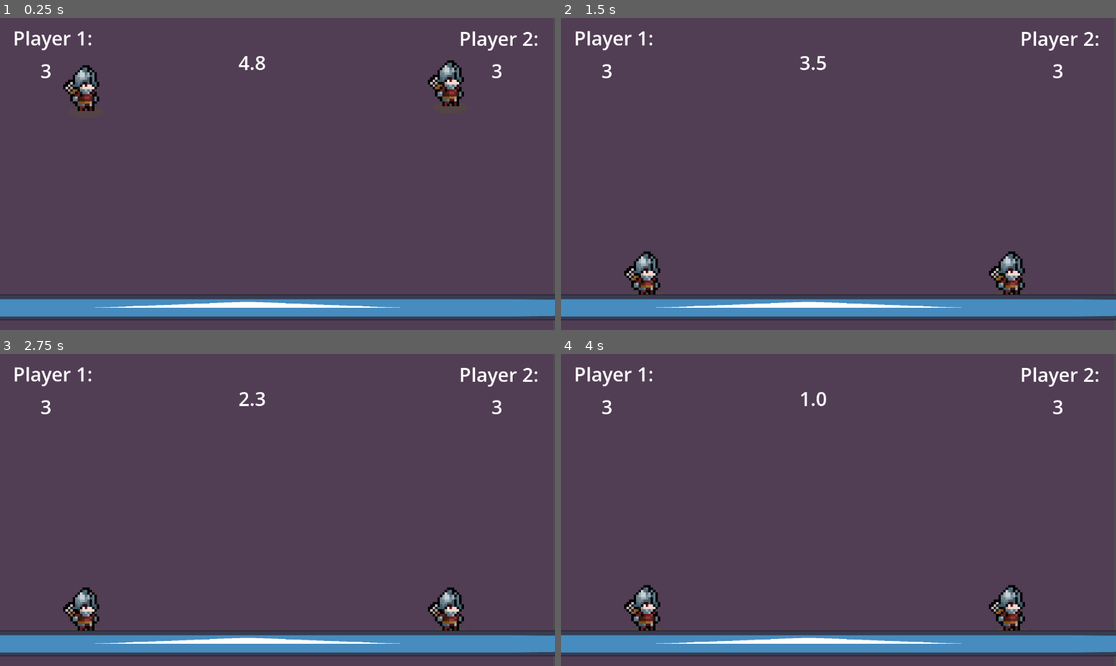
Above: before the commit, frames 1-4 (two rows, left to right).
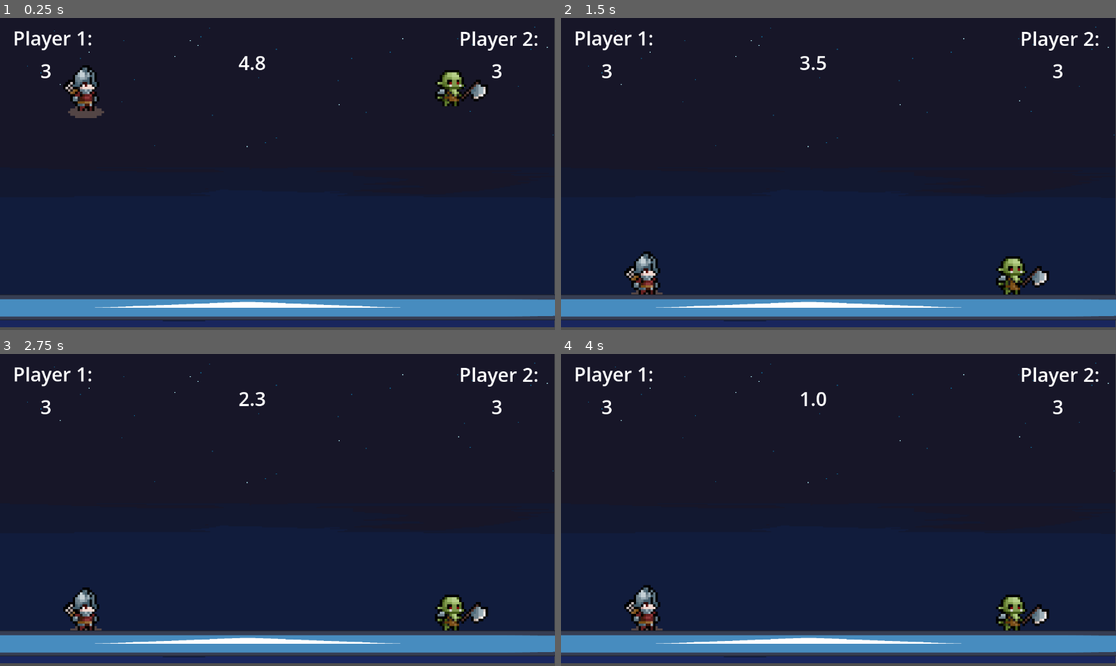
Above: after the commit, the same moments.

Repository: Battlica/game-jam-plus
Game: Godot game, scene res://main.tscn
Two runs of this game, one before a commit and one after it. Both use one fixed random seed, a clock stepped at 60 frames per second and the inputs below. The engine's default icon, where the game draws it, is replaced by a stand-in: a white triangle on a blue panel in a dark square.
Inputs:
- Up to frame 1 (0.25 s): no input
- Up to frame 2 (1.5 s): no input
- Up to frame 3 (2.75 s): no input
- Up to frame 4 (4 s): no input

The runs differ from the first frame. In frame 1, 89% of the frame differs, in the area x 0-100%, y 0-100%; in frame 2, 90%; in frame 3, 90%; in frame 4, 89%.

Commit message:
Player 2 is orc and new background

Diff:
--- /dev/null
+++ b/Sprite Frames/orc.tres
@@ -0,0 +1,197 @@
+[gd_resource type="SpriteFrames" format=3 uid="uid://cpld2rydb6wcy"]
+
+[ext_resource type="Texture2D" uid="uid://b78j1g2i8gnhd" path="res://art/Orc/Orc_Attack01.png" id="1_w2yac"]
+[ext_resource type="Texture2D" uid="uid://d3uvtmmwos6ii" path="res://art/Orc/Orc_Hurt.png" id="2_iafg7"]
+[ext_resource type="Texture2D" uid="uid://q6fotjny10ds" path="res://art/Orc/Orc_Idle.png" id="3_m5hb1"]
+[ext_resource type="Texture2D" uid="uid://dfutfca438ngj" path="res://art/Orc/Orc_Walk.png" id="4_fjru8"]
+
+[sub_resource type="AtlasTexture" id="AtlasTexture_ivljy"]
+atlas = ExtResource("1_w2yac")
+region = Rect2(0, 0, 100, 100)
+
+[sub_resource type="AtlasTexture" id="AtlasTexture_a441k"]
+atlas = ExtResource("1_w2yac")
+region = Rect2(100, 0, 100, 100)
+
+[sub_resource type="AtlasTexture" id="AtlasTexture_3xbxv"]
+atlas = ExtResource("1_w2yac")
+region = Rect2(200, 0, 100, 100)
+
+[sub_resource type="AtlasTexture" id="AtlasTexture_cipw2"]
+atlas = ExtResource("1_w2yac")
+region = Rect2(300, 0, 100, 100)
+
+[sub_resource type="AtlasTexture" id="AtlasTexture_j6jfn"]
+atlas = ExtResource("1_w2yac")
+region = Rect2(400, 0, 100, 100)
+
+[sub_resource type="AtlasTexture" id="AtlasTexture_lthyh"]
+atlas = ExtResource("1_w2yac")
+region = Rect2(500, 0, 100, 100)
+
+[sub_resource type="AtlasTexture" id="AtlasTexture_yj6ex"]
+atlas = ExtResource("2_iafg7")
+region = Rect2(0, 0, 100, 100)
+
+[sub_resource type="AtlasTexture" id="AtlasTexture_euukb"]
+atlas = ExtResource("2_iafg7")
+region = Rect2(100, 0, 100, 100)
+
+[sub_resource type="AtlasTexture" id="AtlasTexture_sby40"]
+atlas = ExtResource("2_iafg7")
+region = Rect2(200, 0, 100, 100)
+
+[sub_resource type="AtlasTexture" id="AtlasTexture_bexjo"]
+atlas = ExtResource("2_iafg7")
+region = Rect2(300, 0, 100, 100)
+
+[sub_resource type="AtlasTexture" id="AtlasTexture_qrg63"]
+atlas = ExtResource("3_m5hb1")
+region = Rect2(0, 0, 100, 100)
+
+[sub_resource type="AtlasTexture" id="AtlasTexture_28e2a"]
+atlas = ExtResource("3_m5hb1")
+region = Rect2(100, 0, 100, 100)
+
+[sub_resource type="AtlasTexture" id="AtlasTexture_20xqg"]
+atlas = ExtResource("3_m5hb1")
+region = Rect2(200, 0, 100, 100)
+
+[sub_resource type="AtlasTexture" id="AtlasTexture_uw6s3"]
+atlas = ExtResource("3_m5hb1")
+region = Rect2(300, 0, 100, 100)
+
+[sub_resource type="AtlasTexture" id="AtlasTexture_bto31"]
+atlas = ExtResource("3_m5hb1")
+region = Rect2(400, 0, 100, 100)
+
+[sub_resource type="AtlasTexture" id="AtlasTexture_3sfgd"]
+atlas = ExtResource("3_m5hb1")
+region = Rect2(500, 0, 100, 100)
+
+[sub_resource type="AtlasTexture" id="AtlasTexture_4gank"]
+atlas = ExtResource("4_fjru8")
+region = Rect2(0, 0, 100, 100)
+
+[sub_resource type="AtlasTexture" id="AtlasTexture_1gth7"]
+atlas = ExtResource("4_fjru8")
+region = Rect2(100, 0, 100, 100)
+
+[sub_resource type="AtlasTexture" id="AtlasTexture_ef1hi"]
+atlas = ExtResource("4_fjru8")
+region = Rect2(200, 0, 100, 100)
+
+[sub_resource type="AtlasTexture" id="AtlasTexture_4bton"]
+atlas = ExtResource("4_fjru8")
+region = Rect2(300, 0, 100, 100)
+
+[sub_resource type="AtlasTexture" id="AtlasTexture_n7cpt"]
+atlas = ExtResource("4_fjru8")
+region = Rect2(400, 0, 100, 100)
+
+[sub_resource type="AtlasTexture" id="AtlasTexture_v6lk1"]
+atlas = ExtResource("4_fjru8")
+region = Rect2(500, 0, 100, 100)
+
+[sub_resource type="AtlasTexture" id="AtlasTexture_qc006"]
+atlas = ExtResource("4_fjru8")
+region = Rect2(600, 0, 100, 100)
+
+[sub_resource type="AtlasTexture" id="AtlasTexture_ge5m8"]
+atlas = ExtResource("4_fjru8")
+region = Rect2(700, 0, 100, 100)
+
+[resource]
+animations = [{
+"frames": [{
+"duration": 1.0,
+"texture": SubResource("AtlasTexture_ivljy")
+}, {
+"duration": 1.0,
+"texture": SubResource("AtlasTexture_a441k")
+}, {
+"duration": 1.0,
+"texture": SubResource("AtlasTexture_3xbxv")
+}, {
+"duration": 1.0,
+"texture": SubResource("AtlasTexture_cipw2")
+}, {
+"duration": 1.0,
+"texture": SubResource("AtlasTexture_j6jfn")
+}, {
+"duration": 1.0,
+"texture": SubResource("AtlasTexture_lthyh")
+}],
+"loop": 0,
+"name": &"attack2",
+"speed": 12.0
+}, {
+"frames": [{
+"duration": 1.0,
+"texture": SubResource("AtlasTexture_yj6ex")
+}, {
+"duration": 1.0,
+"texture": SubResource("AtlasTexture_euukb")
+}, {
+"duration": 1.0,
+"texture": SubResource("AtlasTexture_sby40")
+}, {
+"duration": 1.0,
+"texture": SubResource("AtlasTexture_bexjo")
+}],
+"loop": 0,
+"name": &"hurt",
+"speed": 5.0
+}, {
+"frames": [{
+"duration": 1.0,
+"texture": SubResource("AtlasTexture_qrg63")
+}, {
+"duration": 1.0,
+"texture": SubResource("AtlasTexture_28e2a")
+}, {
+"duration": 1.0,
+"texture": SubResource("AtlasTexture_20xqg")
+}, {
+"duration": 1.0,
+"texture": SubResource("AtlasTexture_uw6s3")
+}, {
+"duration": 1.0,
+"texture": SubResource("AtlasTexture_bto31")
+}, {
+"duration": 1.0,
+"texture": SubResource("AtlasTexture_3sfgd")
+}],
+"loop": 1,
+"name": &"idle",
+"speed": 6.0
+}, {
+"frames": [{
+"duration": 1.0,
+"texture": SubResource("AtlasTexture_4gank")
+}, {
+"duration": 1.0,
+"texture": SubResource("AtlasTexture_1gth7")
+}, {
+"duration": 1.0,
+"texture": SubResource("AtlasTexture_ef1hi")
+}, {
+"duration": 1.0,
+"texture": SubResource("AtlasTexture_4bton")
+}, {
+"duration": 1.0,
+"texture": SubResource("AtlasTexture_n7cpt")
+}, {
+"duration": 1.0,
+"texture": SubResource("AtlasTexture_v6lk1")
+}, {
+"duration": 1.0,
+"texture": SubResource("AtlasTexture_qc006")
+}, {
+"duration": 1.0,
+"texture": SubResource("AtlasTexture_ge5m8")
+}],
+"loop": 1,
+"name": &"walk",
+"speed": 8.0
+}]
--- /dev/null
+++ b/Sprite Frames/soldier.tres
@@ -0,0 +1,197 @@
+[gd_resource type="SpriteFrames" format=3 uid="uid://bt4abdvagbh1h"]
+
+[ext_resource type="Texture2D" uid="uid://bke8q4t1etjwj" path="res://art/Soldier/Soldier_Attack02.png" id="1_2brmf"]
+[ext_resource type="Texture2D" uid="uid://dvewolc3equej" path="res://art/Soldier/Soldier_Hurt.png" id="2_kagkj"]
+[ext_resource type="Texture2D" uid="uid://ywvifdlfb8g5" path="res://art/Soldier/Soldier_Idle.png" id="3_s8l2r"]
+[ext_resource type="Texture2D" uid="uid://cqmxrrc28e661" path="res://art/Soldier/Soldier_Walk.png" id="4_is44k"]
+
+[sub_resource type="AtlasTexture" id="AtlasTexture_b26j0"]
+atlas = ExtResource("1_2brmf")
+region = Rect2(0, 0, 100, 100)
+
+[sub_resource type="AtlasTexture" id="AtlasTexture_n7ghd"]
+atlas = ExtResource("1_2brmf")
+region = Rect2(100, 0, 100, 100)
+
+[sub_resource type="AtlasTexture" id="AtlasTexture_nvl01"]
+atlas = ExtResource("1_2brmf")
+region = Rect2(200, 0, 100, 100)
+
+[sub_resource type="AtlasTexture" id="AtlasTexture_ivps1"]
+atlas = ExtResource("1_2brmf")
+region = Rect2(300, 0, 100, 100)
+
+[sub_resource type="AtlasTexture" id="AtlasTexture_urp6f"]
+atlas = ExtResource("1_2brmf")
+region = Rect2(400, 0, 100, 100)
+
+[sub_resource type="AtlasTexture" id="AtlasTexture_bwjto"]
+atlas = ExtResource("1_2brmf")
+region = Rect2(500, 0, 100, 100)
+
+[sub_resource type="AtlasTexture" id="AtlasTexture_606se"]
+atlas = ExtResource("2_kagkj")
+region = Rect2(0, 0, 100, 100)
+
+[sub_resource type="AtlasTexture" id="AtlasTexture_u1c27"]
+atlas = ExtResource("2_kagkj")
+region = Rect2(100, 0, 100, 100)
+
+[sub_resource type="AtlasTexture" id="AtlasTexture_op7ga"]
+atlas = ExtResource("2_kagkj")
+region = Rect2(200, 0, 100, 100)
+
+[sub_resource type="AtlasTexture" id="AtlasTexture_q13i1"]
+atlas = ExtResource("2_kagkj")
+region = Rect2(300, 0, 100, 100)
+
+[sub_resource type="AtlasTexture" id="AtlasTexture_i3pqv"]
+atlas = ExtResource("3_s8l2r")
+region = Rect2(0, 0, 100, 100)
+
+[sub_resource type="AtlasTexture" id="AtlasTexture_hqtel"]
+atlas = ExtResource("3_s8l2r")
+region = Rect2(100, 0, 100, 100)
+
+[sub_resource type="AtlasTexture" id="AtlasTexture_sweqy"]
+atlas = ExtResource("3_s8l2r")
+region = Rect2(200, 0, 100, 100)
+
+[sub_resource type="AtlasTexture" id="AtlasTexture_2hs0m"]
+atlas = ExtResource("3_s8l2r")
+region = Rect2(300, 0, 100, 100)
+
+[sub_resource type="AtlasTexture" id="AtlasTexture_1jxqw"]
+atlas = ExtResource("3_s8l2r")
+region = Rect2(400, 0, 100, 100)
+
+[sub_resource type="AtlasTexture" id="AtlasTexture_dw050"]
+atlas = ExtResource("3_s8l2r")
+region = Rect2(500, 0, 100, 100)
+
+[sub_resource type="AtlasTexture" id="AtlasTexture_pylmc"]
+atlas = ExtResource("4_is44k")
+region = Rect2(0, 0, 100, 100)
+
+[sub_resource type="AtlasTexture" id="AtlasTexture_pbfsw"]
+atlas = ExtResource("4_is44k")
+region = Rect2(100, 0, 100, 100)
+
+[sub_resource type="AtlasTexture" id="AtlasTexture_5tmop"]
+atlas = ExtResource("4_is44k")
+region = Rect2(200, 0, 100, 100)
+
+[sub_resource type="AtlasTexture" id="AtlasTexture_7ahtn"]
+atlas = ExtResource("4_is44k")
+region = Rect2(300, 0, 100, 100)
+
+[sub_resource type="AtlasTexture" id="AtlasTexture_7lmhl"]
+atlas = ExtResource("4_is44k")
+region = Rect2(400, 0, 100, 100)
+
+[sub_resource type="AtlasTexture" id="AtlasTexture_dx0e4"]
+atlas = ExtResource("4_is44k")
+region = Rect2(500, 0, 100, 100)
+
+[sub_resource type="AtlasTexture" id="AtlasTexture_jm5j8"]
+atlas = ExtResource("4_is44k")
+region = Rect2(600, 0, 100, 100)
+
+[sub_resource type="AtlasTexture" id="AtlasTexture_7hik5"]
+atlas = ExtResource("4_is44k")
+region = Rect2(700, 0, 100, 100)
+
+[resource]
+animations = [{
+"frames": [{
+"duration": 1.0,
+"texture": SubResource("AtlasTexture_b26j0")
+}, {
+"duration": 1.0,
+"texture": SubResource("AtlasTexture_n7ghd")
+}, {
+"duration": 1.0,
+"texture": SubResource("AtlasTexture_nvl01")
+}, {
+"duration": 1.0,
+"texture": SubResource("AtlasTexture_ivps1")
+}, {
+"duration": 1.0,
+"texture": SubResource("AtlasTexture_urp6f")
+}, {
+"duration": 1.0,
+"texture": SubResource("AtlasTexture_bwjto")
+}],
+"loop": 0,
+"name": &"attack2",
+"speed": 12.0
+}, {
+"frames": [{
+"duration": 1.0,
+"texture": SubResource("AtlasTexture_606se")
+}, {
+"duration": 1.0,
+"texture": SubResource("AtlasTexture_u1c27")
+}, {
+"duration": 1.0,
+"texture": SubResource("AtlasTexture_op7ga")
+}, {
+"duration": 1.0,
+"texture": SubResource("AtlasTexture_q13i1")
+}],
+"loop": 0,
+"name": &"hurt",
+"speed": 8.0
+}, {
+"frames": [{
+"duration": 1.0,
+"texture": SubResource("AtlasTexture_i3pqv")
+}, {
+"duration": 1.0,
+"texture": SubResource("AtlasTexture_hqtel")
+}, {
+"duration": 1.0,
+"texture": SubResource("AtlasTexture_sweqy")
+}, {
+"duration": 1.0,
+"texture": SubResource("AtlasTexture_2hs0m")
+}, {
+"duration": 1.0,
+"texture": SubResource("AtlasTexture_1jxqw")
+}, {
+"duration": 1.0,
+"texture": SubResource("AtlasTexture_dw050")
+}],
+"loop": 1,
+"name": &"idle",
+"speed": 8.0
+}, {
+"frames": [{
+"duration": 1.0,
+"texture": SubResource("AtlasTexture_pylmc")
+}, {
+"duration": 1.0,
+"texture": SubResource("AtlasTexture_pbfsw")
+}, {
+"duration": 1.0,
+"texture": SubResource("AtlasTexture_5tmop")
+}, {
+"duration": 1.0,
+"texture": SubResource("AtlasTexture_7ahtn")
+}, {
+"duration": 1.0,
+"texture": SubResource("AtlasTexture_7lmhl")
+}, {
+"duration": 1.0,
+"texture": SubResource("AtlasTexture_dx0e4")
+}, {
+"duration": 1.0,
+"texture": SubResource("AtlasTexture_jm5j8")
+}, {
+"duration": 1.0,
+"texture": SubResource("AtlasTexture_7hik5")
+}],
+"loop": 1,
+"name": &"walk",
+"speed": 8.0
+}]
--- a/main.tscn
+++ b/main.tscn
@@ -3,6 +3,9 @@
 [ext_resource type="Script" uid="uid://bwxfq0oj10iv" path="res://main.gd" id="1_1bvp3"]
 [ext_resource type="PackedScene" uid="uid://dptutr31ni4pq" path="res://player.tscn" id="1_ig7tw"]
 [ext_resource type="PackedScene" uid="uid://bsf7jr5tqj82e" path="res://main_platform.tscn" id="2_0xm2m"]
+[ext_resource type="Texture2D" uid="uid://dweb7xocyne61" path="res://art/1.png" id="2_272bh"]
+[ext_resource type="SpriteFrames" uid="uid://bt4abdvagbh1h" path="res://Sprite Frames/soldier.tres" id="4_kek77"]
+[ext_resource type="SpriteFrames" uid="uid://cpld2rydb6wcy" path="res://Sprite Frames/orc.tres" id="5_4c57u"]
 [ext_resource type="PackedScene" uid="uid://d1mlgeogdlgtf" path="res://hud.tscn" id="5_lquwl"]
 [ext_resource type="PackedScene" uid="uid://cpx81m6i88qka" path="res://win_menu.tscn" id="6_7mycd"]
 [ext_resource type="PackedScene" uid="uid://3ucefucs1tnv" path="res://lightning_spawner.tscn" id="7_272bh"]
@@ -10,17 +13,19 @@
 [node name="Main" type="Node" unique_id=1184358627]
 script = ExtResource("1_1bvp3")
 
-[node name="Background" type="ColorRect" parent="." unique_id=1551183714]
-offset_right = 1148.0
-offset_bottom = 652.0
-color = Color(0.31764707, 0.23921569, 0.32941177, 1)
+[node name="Background" type="Sprite2D" parent="." unique_id=1999620522]
+position = Vector2(574.5, 320)
+scale = Vector2(2.0017362, 1.9876543)
+texture = ExtResource("2_272bh")
 
 [node name="Player1" parent="." unique_id=2012800532 instance=ExtResource("1_ig7tw")]
 player_id = 1
+frames = ExtResource("4_kek77")
 
 [node name="Player2" parent="." unique_id=210690658 instance=ExtResource("1_ig7tw")]
 position = Vector2(933, 119)
 player_id = 2
+frames = ExtResource("5_4c57u")
 
 [node name="MainPlatform" parent="." unique_id=192484755 instance=ExtResource("2_0xm2m")]
 position = Vector2(-7, 11)
--- a/player.gd
+++ b/player.gd
@@ -1,6 +1,7 @@
 extends CharacterBody2D
 
 @export var player_id: int
+@export var frames: SpriteFrames
 
 signal player_hit(player)
 
@@ -25,6 +26,8 @@
 	right = "p" + str(player_id) + "_right"
 	jump = "p" + str(player_id) + "_jump"
 	attack = "p" + str(player_id) + "_attack"
+
+	$AnimatedSprite2D.sprite_frames = frames
 
 
 func _physics_process(delta: float) -> void:
@@ -59,8 +62,6 @@
 	if Input.is_action_just_pressed(attack):
 		attack2_playing = true
 		$AnimatedSprite2D.play("attack2")
-		check_hit()
-
 
 
 func check_hit():
@@ -90,3 +91,8 @@
 func play_hurt_animation():
 	$AnimatedSprite2D.play("hurt")
 	hurt_playing = true
+
+
+func _on_animated_sprite_2d_frame_changed() -> void:
+	if $AnimatedSprite2D.animation == "attack2" and $AnimatedSprite2D.frame == 3:
+		check_hit()
--- a/player.tscn
+++ b/player.tscn
@@ -1,201 +1,7 @@
 [gd_scene format=3 uid="uid://dptutr31ni4pq"]
 
 [ext_resource type="Script" uid="uid://ccnmym0ecu2bm" path="res://player.gd" id="1_bxx23"]
-[ext_resource type="Texture2D" uid="uid://ywvifdlfb8g5" path="res://art/Soldier/Soldier_Idle.png" id="2_onrkg"]
-[ext_resource type="Texture2D" uid="uid://bke8q4t1etjwj" path="res://art/Soldier/Soldier_Attack02.png" id="2_sweqy"]
-[ext_resource type="Texture2D" uid="uid://dvewolc3equej" path="res://art/Soldier/Soldier_Hurt.png" id="3_2hs0m"]
-[ext_resource type="Texture2D" uid="uid://cqmxrrc28e661" path="res://art/Soldier/Soldier_Walk.png" id="5_1jxqw"]
-
-[sub_resource type="AtlasTexture" id="AtlasTexture_b26j0"]
-atlas = ExtResource("2_sweqy")
-region = Rect2(0, 0, 100, 100)
-
-[sub_resource type="AtlasTexture" id="AtlasTexture_n7ghd"]
-atlas = ExtResource("2_sweqy")
-region = Rect2(100, 0, 100, 100)
-
-[sub_resource type="AtlasTexture" id="AtlasTexture_nvl01"]
-atlas = ExtResource("2_sweqy")
-region = Rect2(200, 0, 100, 100)
-
-[sub_resource type="AtlasTexture" id="AtlasTexture_ivps1"]
-atlas = ExtResource("2_sweqy")
-region = Rect2(300, 0, 100, 100)
-
-[sub_resource type="AtlasTexture" id="AtlasTexture_urp6f"]
-atlas = ExtResource("2_sweqy")
-region = Rect2(400, 0, 100, 100)
-
-[sub_resource type="AtlasTexture" id="AtlasTexture_bwjto"]
-atlas = ExtResource("2_sweqy")
-region = Rect2(500, 0, 100, 100)
-
-[sub_resource type="AtlasTexture" id="AtlasTexture_606se"]
-atlas = ExtResource("3_2hs0m")
-region = Rect2(0, 0, 100, 100)
-
-[sub_resource type="AtlasTexture" id="AtlasTexture_u1c27"]
-atlas = ExtResource("3_2hs0m")
-region = Rect2(100, 0, 100, 100)
-
-[sub_resource type="AtlasTexture" id="AtlasTexture_op7ga"]
-atlas = ExtResource("3_2hs0m")
-region = Rect2(200, 0, 100, 100)
-
-[sub_resource type="AtlasTexture" id="AtlasTexture_q13i1"]
-atlas = ExtResource("3_2hs0m")
-region = Rect2(300, 0, 100, 100)
-
-[sub_resource type="AtlasTexture" id="AtlasTexture_i3pqv"]
-atlas = ExtResource("2_onrkg")
-region = Rect2(0, 0, 100, 100)
-
-[sub_resource type="AtlasTexture" id="AtlasTexture_hqtel"]
-atlas = ExtResource("2_onrkg")
-region = Rect2(100, 0, 100, 100)
-
-[sub_resource type="AtlasTexture" id="AtlasTexture_sweqy"]
-atlas = ExtResource("2_onrkg")
-region = Rect2(200, 0, 100, 100)
-
-[sub_resource type="AtlasTexture" id="AtlasTexture_2hs0m"]
-atlas = ExtResource("2_onrkg")
-region = Rect2(300, 0, 100, 100)
-
-[sub_resource type="AtlasTexture" id="AtlasTexture_1jxqw"]
-atlas = ExtResource("2_onrkg")
-region = Rect2(400, 0, 100, 100)
-
-[sub_resource type="AtlasTexture" id="AtlasTexture_dw050"]
-atlas = ExtResource("2_onrkg")
-region = Rect2(500, 0, 100, 100)
-
-[sub_resource type="AtlasTexture" id="AtlasTexture_pylmc"]
-atlas = ExtResource("5_1jxqw")
-region = Rect2(0, 0, 100, 100)
-
-[sub_resource type="AtlasTexture" id="AtlasTexture_pbfsw"]
-atlas = ExtResource("5_1jxqw")
-region = Rect2(100, 0, 100, 100)
-
-[sub_resource type="AtlasTexture" id="AtlasTexture_5tmop"]
-atlas = ExtResource("5_1jxqw")
-region = Rect2(200, 0, 100, 100)
-
-[sub_resource type="AtlasTexture" id="AtlasTexture_7ahtn"]
-atlas = ExtResource("5_1jxqw")
-region = Rect2(300, 0, 100, 100)
-
-[sub_resource type="AtlasTexture" id="AtlasTexture_7lmhl"]
-atlas = ExtResource("5_1jxqw")
-region = Rect2(400, 0, 100, 100)
-
-[sub_resource type="AtlasTexture" id="AtlasTexture_dx0e4"]
-atlas = ExtResource("5_1jxqw")
-region = Rect2(500, 0, 100, 100)
-
-[sub_resource type="AtlasTexture" id="AtlasTexture_jm5j8"]
-atlas = ExtResource("5_1jxqw")
-region = Rect2(600, 0, 100, 100)
-
-[sub_resource type="AtlasTexture" id="AtlasTexture_7hik5"]
-atlas = ExtResource("5_1jxqw")
-region = Rect2(700, 0, 100, 100)
-
-[sub_resource type="SpriteFrames" id="SpriteFrames_1wk1d"]
-animations = [{
-"frames": [{
-"duration": 1.0,
-"texture": SubResource("AtlasTexture_b26j0")
-}, {
-"duration": 1.0,
-"texture": SubResource("AtlasTexture_n7ghd")
-}, {
-"duration": 1.0,
-"texture": SubResource("AtlasTexture_nvl01")
-}, {
-"duration": 1.0,
-"texture": SubResource("AtlasTexture_ivps1")
-}, {
-"duration": 1.0,
-"texture": SubResource("AtlasTexture_urp6f")
-}, {
-"duration": 1.0,
-"texture": SubResource("AtlasTexture_bwjto")
-}],
-"loop": 0,
-"name": &"attack2",
-"speed": 12.0
-}, {
-"frames": [{
-"duration": 1.0,
-"texture": SubResource("AtlasTexture_606se")
-}, {
-"duration": 1.0,
-"texture": SubResource("AtlasTexture_u1c27")
-}, {
-"duration": 1.0,
-"texture": SubResource("AtlasTexture_op7ga")
-}, {
-"duration": 1.0,
-"texture": SubResource("AtlasTexture_q13i1")
-}],
-"loop": 0,
-"name": &"hurt",
-"speed": 8.0
-}, {
-"frames": [{
-"duration": 1.0,
-"texture": SubResource("AtlasTexture_i3pqv")
-}, {
-"duration": 1.0,
-"texture": SubResource("AtlasTexture_hqtel")
-}, {
-"duration": 1.0,
-"texture": SubResource("AtlasTexture_sweqy")
-}, {
-"duration": 1.0,
-"texture": SubResource("AtlasTexture_2hs0m")
-}, {
-"duration": 1.0,
-"texture": SubResource("AtlasTexture_1jxqw")
-}, {
-"duration": 1.0,
-"texture": SubResource("AtlasTexture_dw050")
-}],
-"loop": 1,
-"name": &"idle",
-"speed": 8.0
-}, {
-"frames": [{
-"duration": 1.0,
-"texture": SubResource("AtlasTexture_pylmc")
-}, {
-"duration": 1.0,
-"texture": SubResource("AtlasTexture_pbfsw")
-}, {
-"duration": 1.0,
-"texture": SubResource("AtlasTexture_5tmop")
-}, {
-"duration": 1.0,
-"texture": SubResource("AtlasTexture_7ahtn")
-}, {
-"duration": 1.0,
-"texture": SubResource("AtlasTexture_7lmhl")
-}, {
-"duration": 1.0,
-"texture": SubResource("AtlasTexture_dx0e4")
-}, {
-"duration": 1.0,
-"texture": SubResource("AtlasTexture_jm5j8")
-}, {
-"duration": 1.0,
-"texture": SubResource("AtlasTexture_7hik5")
-}],
-"loop": 1,
-"name": &"walk",
-"speed": 8.0
-}]
+[ext_resource type="SpriteFrames" uid="uid://bt4abdvagbh1h" path="res://Sprite Frames/soldier.tres" id="2_onrkg"]
 
 [sub_resource type="RectangleShape2D" id="RectangleShape2D_buxg0"]
 size = Vector2(60, 91)
@@ -210,8 +16,8 @@
 [node name="AnimatedSprite2D" type="AnimatedSprite2D" parent="." unique_id=1653718341]
 position = Vector2(7.6293945e-06, 0)
 scale = Vector2(5, 5)
-sprite_frames = SubResource("SpriteFrames_1wk1d")
-animation = &"walk"
+sprite_frames = ExtResource("2_onrkg")
+animation = &"attack2"
 autoplay = "idle"
 
 [node name="CollisionShape2D" type="CollisionShape2D" parent="." unique_id=210560316]
@@ -229,4 +35,5 @@
 wait_time = 2.5
 
 [connection signal="animation_finished" from="AnimatedSprite2D" to="." method="_on_animated_sprite_2d_animation_finished"]
+[connection signal="frame_changed" from="AnimatedSprite2D" to="." method="_on_animated_sprite_2d_frame_changed"]
 [connection signal="timeout" from="InvincibilityTimer" to="." method="_on_invincibility_timer_timeout"]
Binary file added: art/1.png
Not shown, added: art/1.png.import
